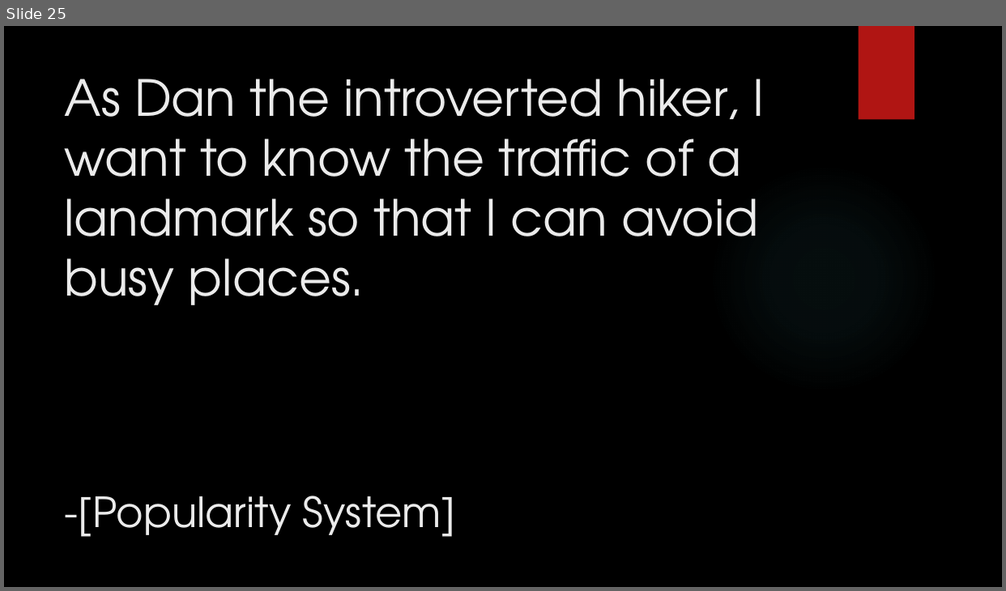
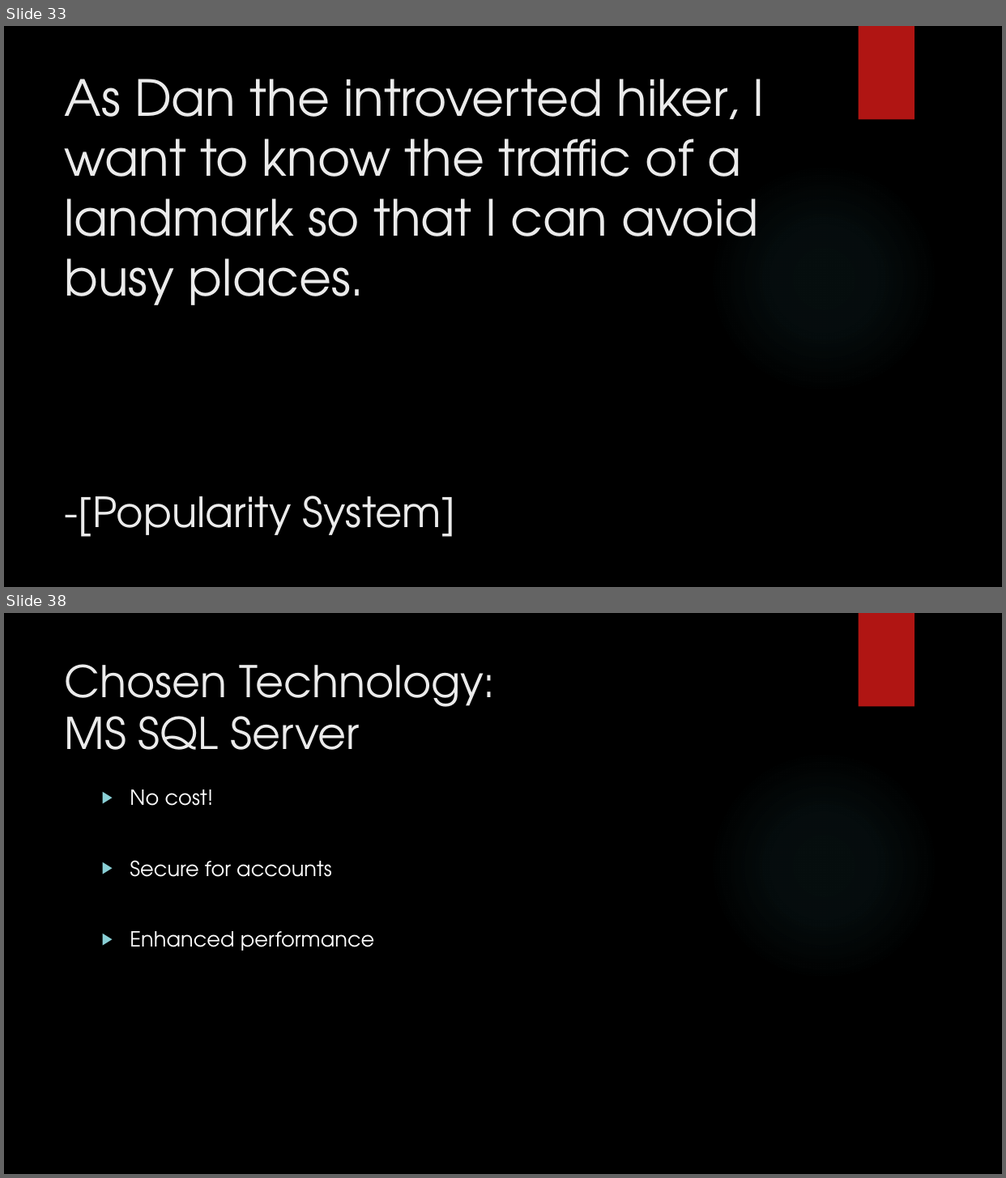
Before and after one commit to junmin-yee/Landmarked, a slide deck: Technology Presentation.pptx. Shown one above the other, each under a label of ours: slide 25 before the commit, slides 33 and 38 after it; the slides between them are not shown. The pictures are 1006x591 and 1006x1178 pixels, drawn with LibreOffice and Linux fonts; fonts in the diff are those of the drawing; background and template pictures are left out. Boxes give left, top, right and bottom in pixels: in the first picture for what was removed or moved away, otherwise in the second. Text is boxed around its words. In the diff, an @@ line names an element or a change of style, - is before the commit and + after.

Commit message:
Update Technology Presentation.pptx
Added possible database techs,
Included question slide between big sections

```diff
--- a/Technology Presentation.pptx
+++ b/Technology Presentation.pptx
@@ slide 38 added at box(4, 613, 1002, 1174), background picture (left out); not listed: 2 template elements that a slide beside it also shows @@
@@ title added at box(65, 664, 495, 750), 42 pt, text #EBEBEB @@
+Chosen Technology:
+MS SQL Server
@@ text added at box(130, 790, 375, 951), 20 pt, text #FFFFFF @@
+▶ No cost!
+▶ Secure for accounts
+▶ Enhanced performance
@@ what was slide 25 is now slide 33 @@
```
Also in this commit, not shown: 3 slides changed, 8 other slides added.
